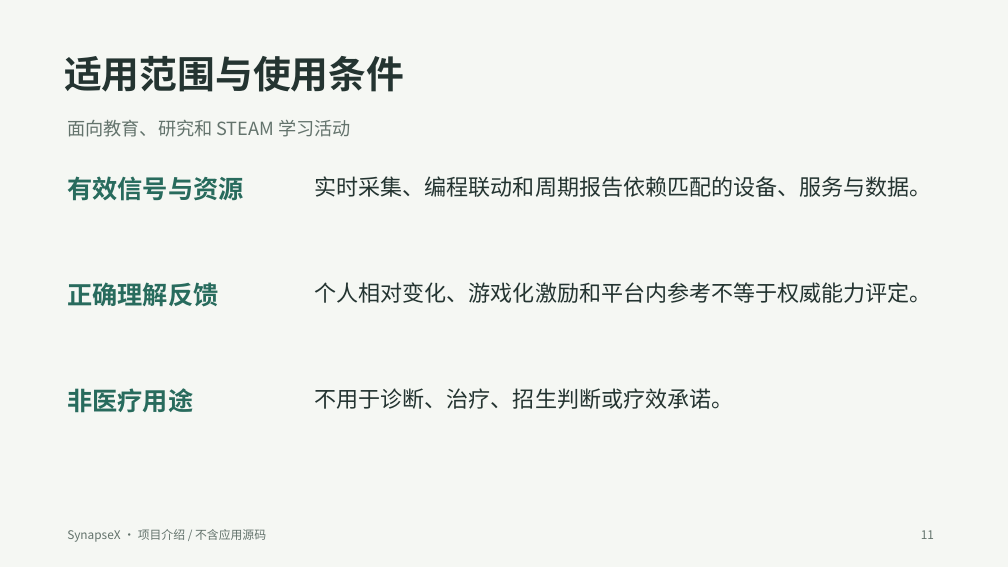
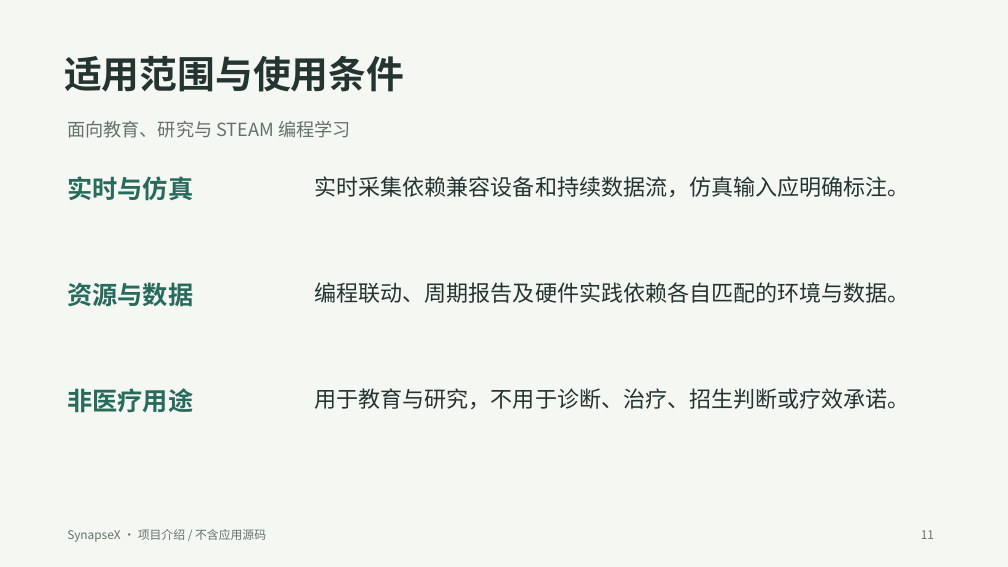
Before and after one commit to throwOctober/synapsex-bci-showcase, a slide deck: slide 11 of project-overview.pptx. Drawn at 1008x567 pixels with LibreOffice and Linux fonts; fonts in the diff are those of the drawing. Boxes give left, top, right and bottom in pixels: in the first picture for what was removed or moved away, otherwise in the second. Text is boxed around its words. In the diff, an @@ line names an element or a change of style, - is before the commit and + after.

```diff
--- a/project-overview.pptx
+++ b/project-overview.pptx
@@ text at [67, 121, 351, 138]: text changed @@
-面向教育、研究和 STEAM 学习活动
+面向教育、研究与 STEAM 编程学习
@@ text at [67, 176, 193, 201]: text changed @@
-有效信号与资源
+实时与仿真
@@ text at [315, 176, 910, 197]: text changed @@
-实时采集、编程联动和周期报告依赖匹配的设备、服务与数据。
+实时采集依赖兼容设备和持续数据流，仿真输入应明确标注。
@@ text at [67, 282, 193, 307]: text changed @@
-正确理解反馈
+资源与数据
@@ text at [315, 282, 910, 303]: text changed @@
-个人相对变化、游戏化激励和平台内参考不等于权威能力评定。
+编程联动、周期报告及硬件实践依赖各自匹配的环境与数据。
@@ text at [315, 388, 910, 409]: text changed @@
-不用于诊断、治疗、招生判断或疗效承诺。
+用于教育与研究，不用于诊断、治疗、招生判断或疗效承诺。
```
Also in this commit, not shown: 4 other slides changed, 7 slides added, 7 slides removed, 3 other files.
